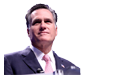
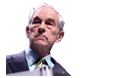
Layers edited between the first and the second 136px x 78px image:
added layer "Layer 4" above "Layer 3" over [6, 3, 71, 76]
hid "Layer 3" over [4, 3, 81, 75]
